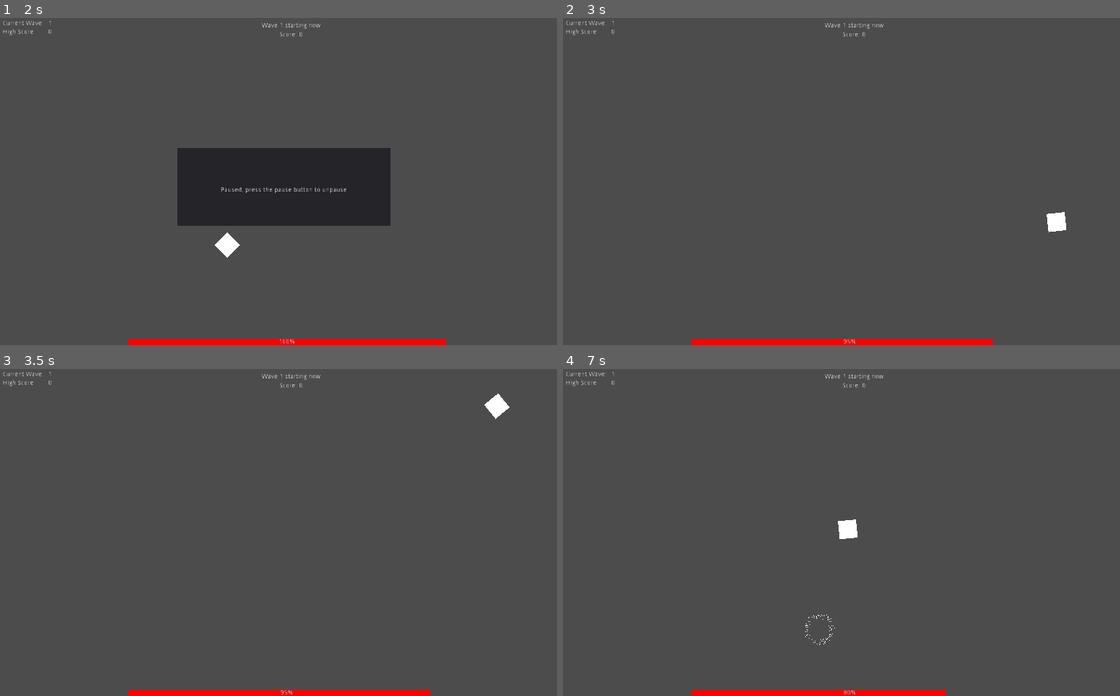
Above: before the commit, frames 1-4 (two rows, left to right).
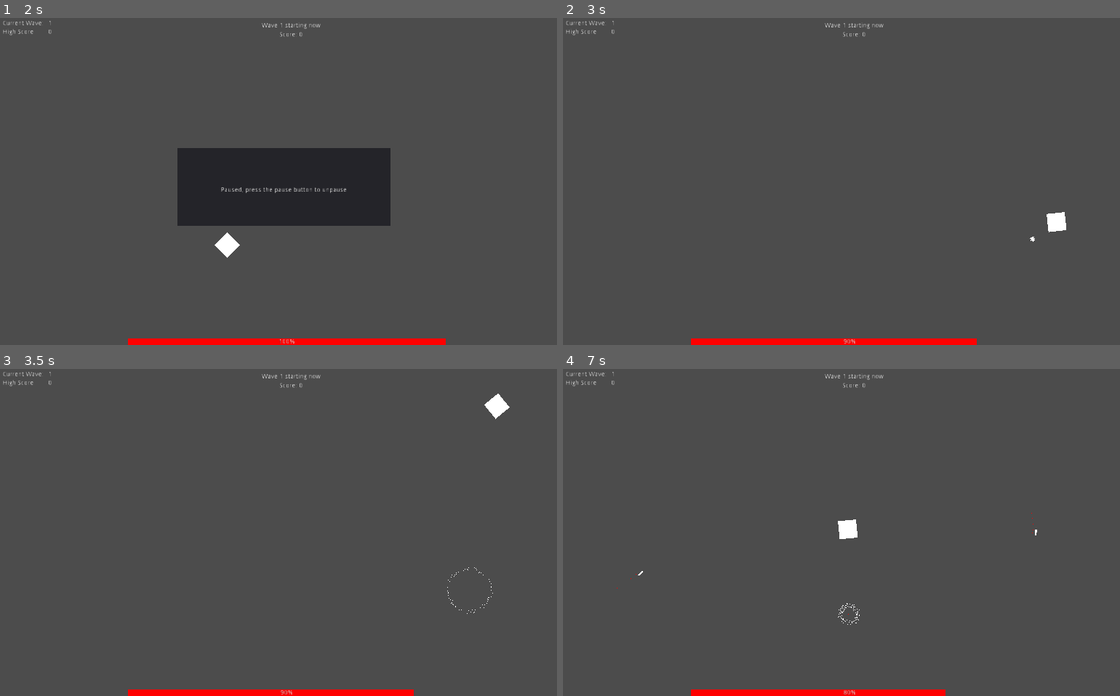
Above: after the commit, the same moments.

Repository: Noviv/BismarkUnchained
Game: Godot game, scene res://scenes/Main/Main.tscn
Same seed, same stepped clock (60 frames per second), same inputs: the game is played once before the commit and once after it. This scene is started directly instead of the project's main scene.
Inputs (mouse positions are in pixels of both pictures, inside the frame that each line leads up to):
- Up to frame 1 (2 s): tap Enter at 0.5 s; move the mouse to (417, 165) at 0.52 s; press the mouse at (417, 165) at 0.53 s; hold D (player_right) 0.53-1.28 s; tap Space at 1.25 s; move the mouse to (172, 197) at 1.27 s; release the mouse at (172, 197) at 1.28 s; hold S (player_down) from 1.28 s (still down); click (172, 197) at 1.35 s
- Up to frame 2 (3 s): tap Enter at 2 s; move the mouse to (913, 109) at 2.02 s; release S (player_down) at 2.03 s; press the mouse at (913, 109) at 2.03 s; hold D (player_right) 2.03-2.78 s; move the mouse to (824, 246) at 2.77 s; release the mouse at (824, 246) at 2.78 s; hold W (player_up) from 2.78 s (still down); click (824, 246) at 2.85 s
- Up to frame 3 (3.5 s): keep holding W (player_up)
- Up to frame 4 (7 s): move the mouse to (1030, 581) at 3.52 s; release W (player_up) at 3.53 s; press the mouse at (1030, 581) at 3.53 s; hold A (player_left) 3.53-5.03 s; move the mouse to (679, 483) at 4.27 s; release the mouse at (679, 483) at 4.28 s; click (679, 483) at 4.35 s; move the mouse to (880, 532) at 5.02 s; press the mouse at (880, 532) at 5.03 s; hold S (player_down) 5.03-5.78 s; move the mouse to (769, 450) at 5.77 s; release the mouse at (769, 450) at 5.78 s; hold D (player_right) 5.78-6.53 s; click (769, 450) at 5.85 s; move the mouse to (980, 516) at 6.52 s; press the mouse at (980, 516) at 6.53 s; hold W (player_up) from 6.53 s (still down)

Frame 1 is identical in both runs. In frame 2, less than 0.1% of the frame differs, in the area x 51-85%, y 66-100%; in frame 3, less than 0.1%, in the area x 51-89%, y 60-100%; in frame 4, less than 0.1%.

Commit message:
Remapped player shooting to R2. Player time to shoot decreased to 0.75 from 1. Redid shooting code with atan2 function.

Diff:
--- a/BismarkUnchained/project.godot
+++ b/BismarkUnchained/project.godot
@@ -57,7 +57,7 @@
 }
 player_shoot={
 "deadzone": 0.5,
-"events": [ Object(InputEventJoypadButton,"resource_local_to_scene":false,"resource_name":"","device":0,"button_index":2,"pressure":0.0,"pressed":false,"script":null)
+"events": [ Object(InputEventJoypadButton,"resource_local_to_scene":false,"resource_name":"","device":0,"button_index":7,"pressure":0.0,"pressed":false,"script":null)
 , Object(InputEventMouseButton,"resource_local_to_scene":false,"resource_name":"","device":0,"alt":false,"shift":false, …(202 unchanged characters)…
  ]
 }
--- a/BismarkUnchained/scenes/Main/Main.gd
+++ b/BismarkUnchained/scenes/Main/Main.gd
@@ -2,6 +2,8 @@
 
 var time_delta = 1
 var time_elapsed = 0
+
+var min_time_delta = 0.1
 
 func get_time_delta():
 	return time_delta
@@ -12,11 +14,11 @@
 		print("time_delta out of bounds")
 		print(new_delta)
 		get_tree().quit()
-	if new_delta < 0:
-		new_delta = 0
-	if new_delta > 1:
-		new_delta = 1
-	time_delta = new_delta
+	time_delta = new_delta * (1 - min_time_delta) + min_time_delta
+	if time_delta < min_time_delta:
+		time_delta = min_time_delta
+	if time_delta > 1:
+		time_delta = 1
 
 func _process(delta):
 	time_elapsed += delta * time_delta
--- a/BismarkUnchained/scenes/Player/Player.gd
+++ b/BismarkUnchained/scenes/Player/Player.gd
@@ -9,7 +9,7 @@
 var device = -1
 
 var time_last_shot = -1
-var time_to_shoot = 1
+var time_to_shoot = 0.75
 onready var bullet_sprite = preload("res://scenes/Bullet/Bullet.tscn")
 var last_dir = Vector2(0, 0)
 
@@ -67,12 +67,11 @@
 	if controller:
 		var direction = Vector2(Input.get_joy_axis(device, 3), Input.get_joy_axis(device, 4))
 		if direction.length() > 0.5:
-			last_dir = Vector2(direction.x, -direction.y)
-			print(last_dir)
+			last_dir = Vector2(direction.x, direction.y)
 			rotate_dir(direction)
 	else:
 		var direction = get_global_mouse_position() - get_global_position()
-		last_dir = Vector2(direction.x, -direction.y)
+		last_dir = Vector2(direction.x, direction.y)
 		rotate_dir(direction)
 
 
@@ -83,31 +82,8 @@
 			var sprite = bullet_sprite.instance()
 			var x_vel = 0
 			var y_vel = 0
-			#No div by 0
-			if last_dir.x == 0:
-				if last_dir.y == 0:
-					x_vel = 1
-					y_vel = 0
-				else:
-					x_vel = 0
-					y_vel = last_dir.y
-			#Trig
-			else:
-				print(atan(last_dir.y / last_dir.x))
-				if last_dir.x < 0 && last_dir.y < 0:
-					x_vel = -cos(atan(last_dir.y / last_dir.x))
-					y_vel = sin(atan(last_dir.y / last_dir.x))
-				elif last_dir.x < 0 && last_dir.y > 0:
-					x_vel = -cos(atan(last_dir.y / last_dir.x))
-					y_vel = sin(atan(last_dir.y / last_dir.x))
-				elif last_dir.x > 0 && last_dir.y > 0:
-					x_vel = cos(atan(last_dir.y / last_dir.x))
-					y_vel = -sin(atan(last_dir.y / last_dir.x))
-				else:
-					x_vel = cos(atan(last_dir.y / last_dir.x))
-					y_vel = -sin(atan(last_dir.y / last_dir.x))
-				print (x_vel)
-				print (y_vel)
+			x_vel = cos(atan2(last_dir.y, last_dir.x))
+			y_vel = sin(atan2(last_dir.y, last_dir.x))
 			sprite.get_node("Body").velocity = Vector2(x_vel, y_vel).normalized() * 100
 			get_parent().add_child(sprite)
 			sprite.global_position = get_global_position() + sprite.get_node("Body").velocity.normalized() * 30
@@ -140,7 +116,6 @@
 		controller = true
 		device = 0
 	else:
-		print("kb")
 		controller = false
 	Input.connect("joy_connection_changed", self, "_input_method_changed")
 
